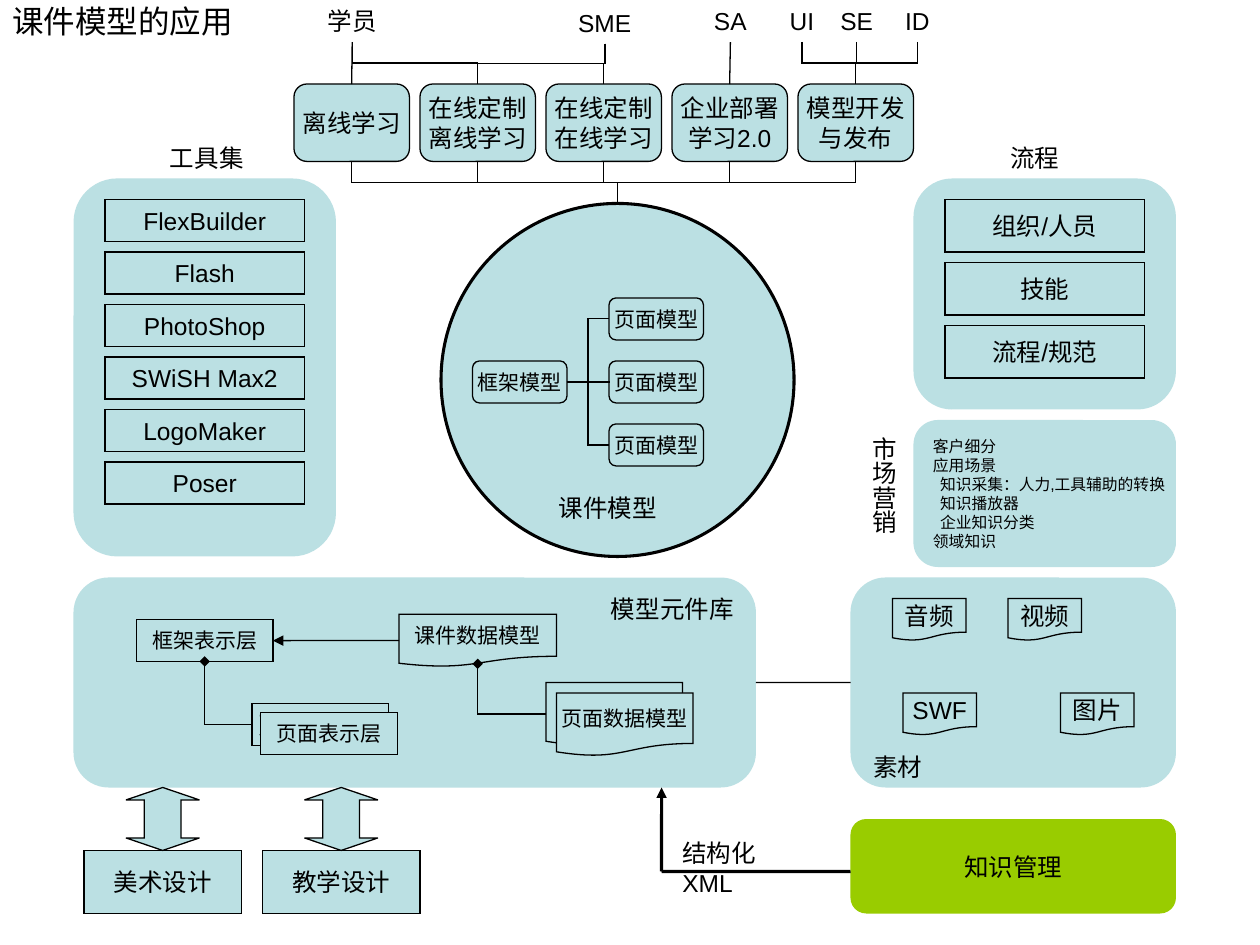
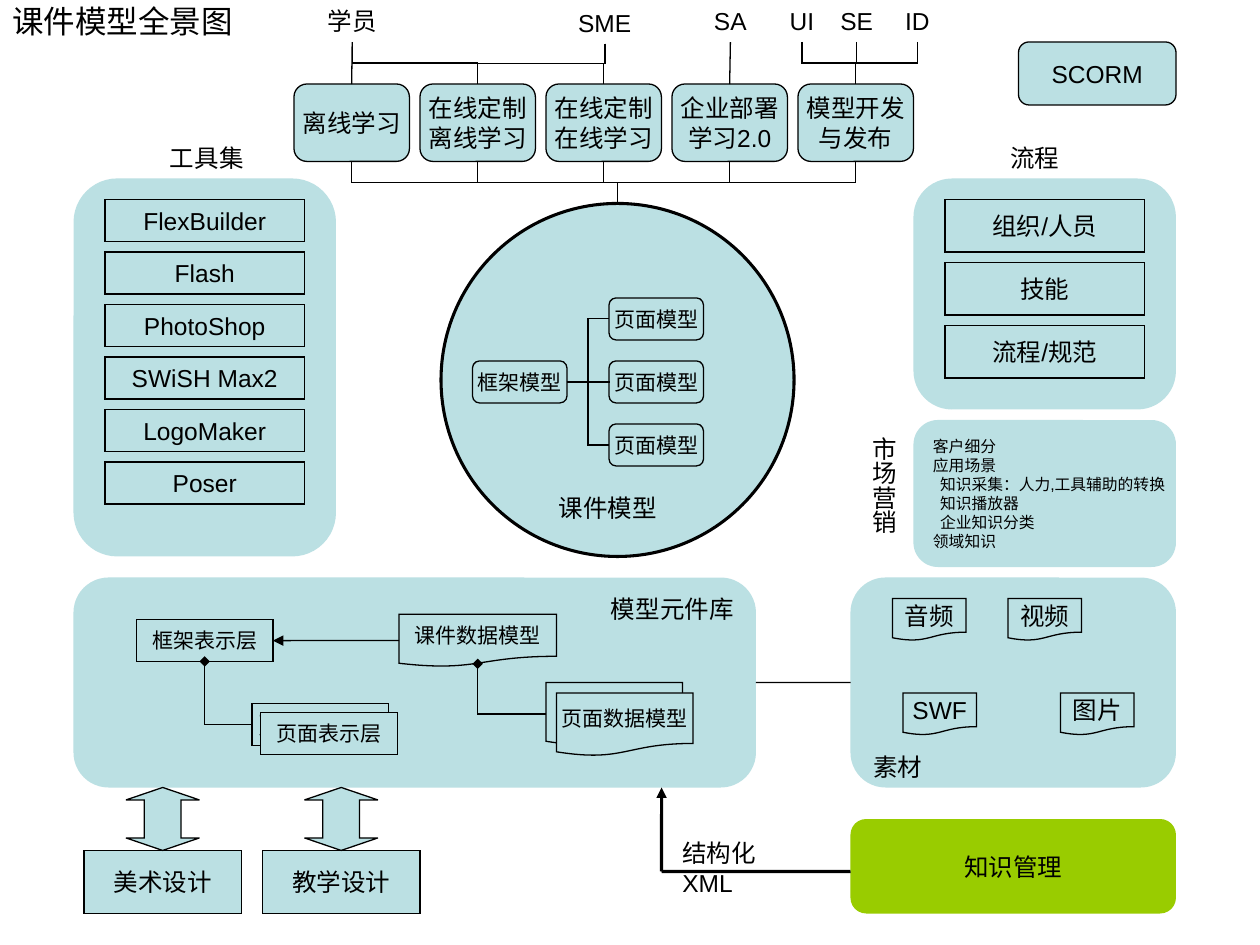
Before and after one commit to myedlt/myflash, a slide deck: slide 9 of docu/CWArch/课件模型.ppt (slide 2 before the commit). Drawn at 1260x945 pixels with LibreOffice and Linux fonts; fonts in the diff are those of the drawing. Boxes give left, top, right and bottom in pixels: in the first picture for what was removed or moved away, otherwise in the second. Text is boxed around its words. In the diff, an @@ line names an element or a change of style, - is before the commit and + after.

```diff
--- a/docu/CWArch/课件模型.ppt
+++ b/docu/CWArch/课件模型.ppt
@@ title at [12, 6, 232, 36]: text changed @@
-课件模型的应用
+课件模型全景图
@@ rounded rectangle added at [1018, 42, 1176, 105], fill #BBE0E3, outline #000000 0.74 pt, 14 pt, text #000000 @@
+SCORM
```
Also in this commit, not shown: 2 other slides changed, 2 slides added, 1 slide removed, 2 other files.
